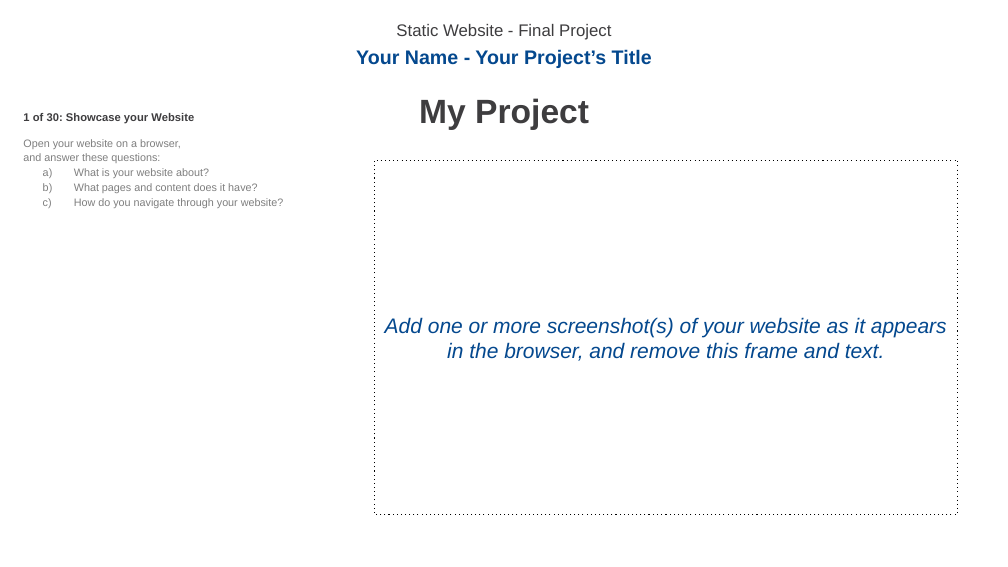
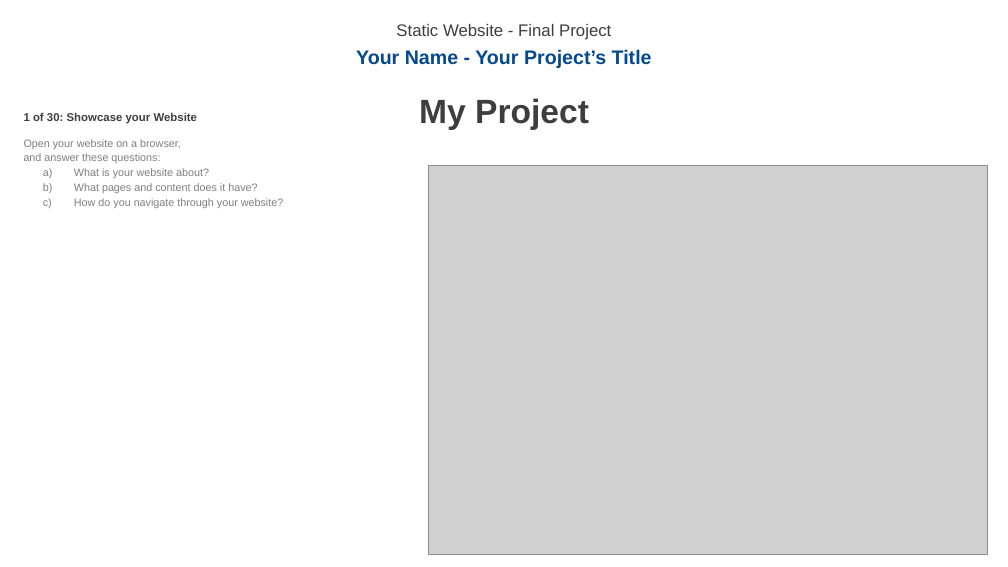
Before and after one commit to tianakim7691-netizen/Final-Project-Course1, a slide deck: slide 2 of _Tae Jung Kim_ - Final Project - Static Website (Course 1).pptx. Drawn at 1008x567 pixels with LibreOffice and Linux fonts; fonts in the diff are those of the drawing; grey boxes stand for pictures. Boxes give left, top, right and bottom in pixels: in the first picture for what was removed or moved away, otherwise in the second. Text is boxed around its words. In the diff, an @@ line names an element or a change of style, - is before the commit and + after.

```diff
--- a/_Tae Jung Kim_ - Final Project - Static Website (Course 1).pptx
+++ b/_Tae Jung Kim_ - Final Project - Static Website (Course 1).pptx
@@ text "1 of 30: Showcase your ..." at [24,113,198,124]: size 8 to 8.1 pt @@
@@ rectangle removed at [375,160,958,514] @@
-Add one or more screenshot(s) of your website as it appears in the browser, and remove this frame and text.
@@ picture added at [428,165,987,554] @@
```
Also in this commit, not shown: 29 other slides changed, 11 other files.
